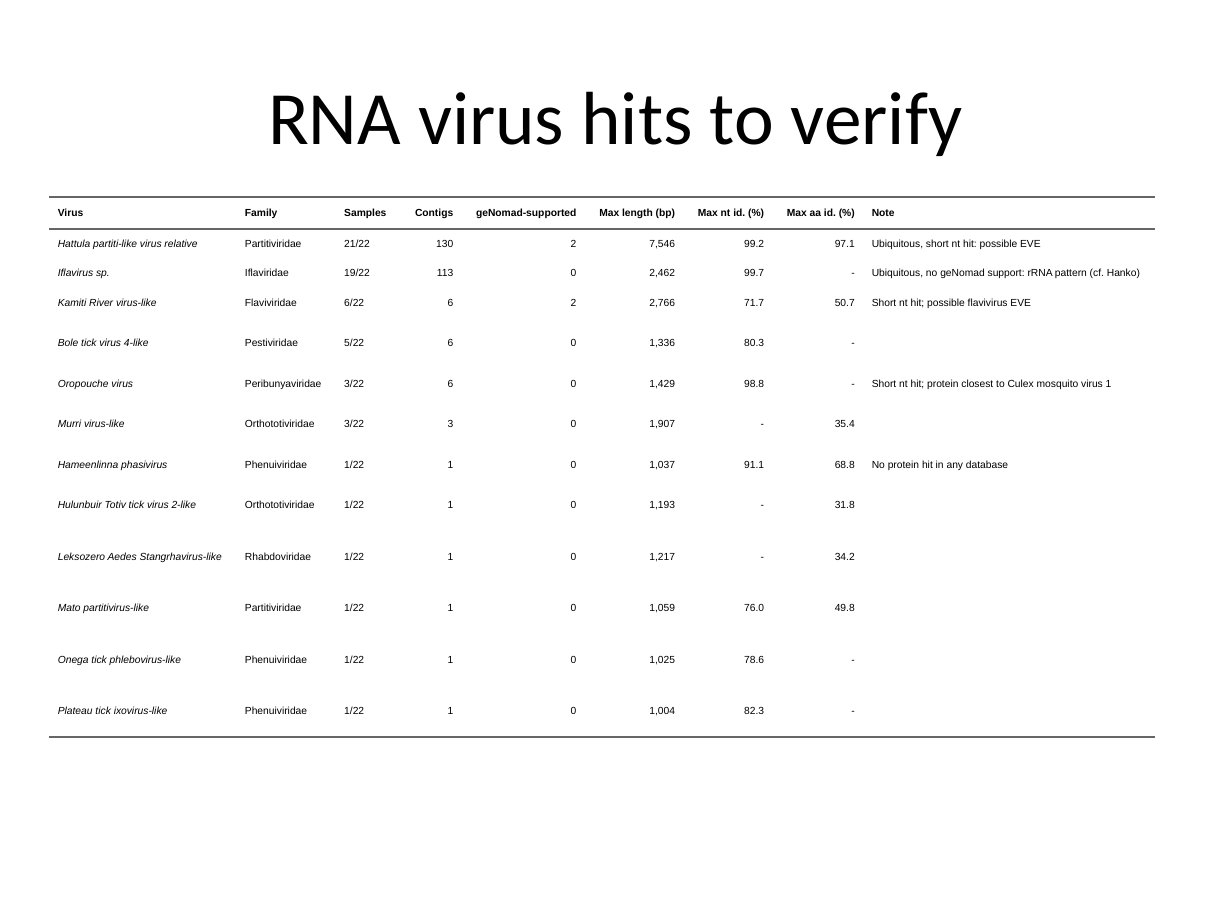
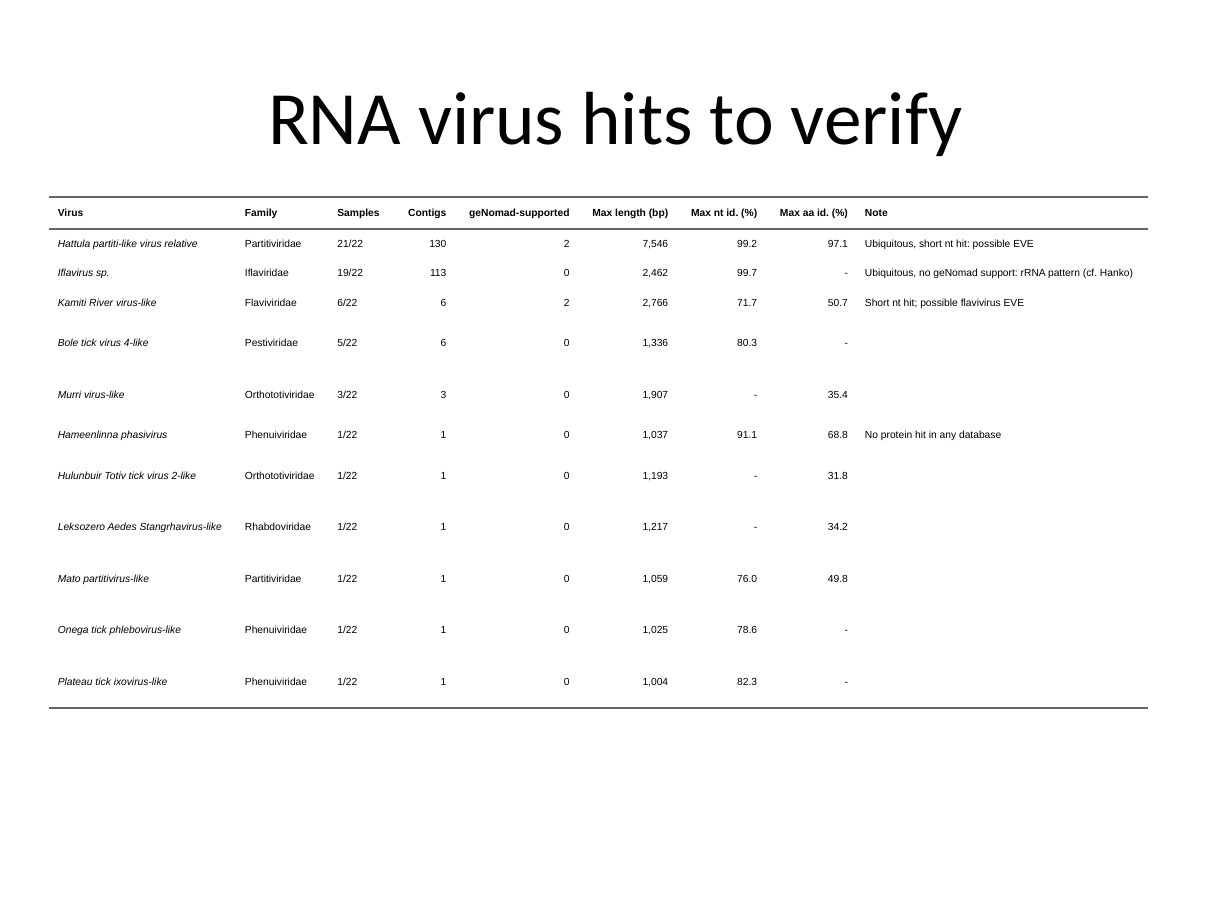
Before and after one commit to jock231198-maker/mosquito-virome-jock, a slide deck: slide 3 of results/analisis_R/hits_R/tablas/hits_virales.pptx. Drawn at 1232x924 pixels with LibreOffice and Linux fonts; fonts in the diff are those of the drawing. Boxes give left, top, right and bottom in pixels: in the first picture for what was removed or moved away, otherwise in the second. Text is boxed around its words. In the diff, an @@ line names an element or a change of style, - is before the commit and + after.

```diff
--- a/results/analisis_R/hits_R/tablas/hits_virales.pptx
+++ b/results/analisis_R/hits_R/tablas/hits_virales.pptx
@@ table at bbox=[49, 197, 1149, 691] @@
-row 6: Oropouche virus | Peribunyaviridae | 3/22 | 6 | 0 | 1,429 | 98.8 | - | Short nt hit; protein closest to Culex mosquito virus 1
@@ table: place and size @@
-table at bbox=[49, 197, 1157, 720]
+table at bbox=[49, 197, 1149, 691]
```
Also in this commit, not shown: 2 other slides changed, 12 other files.
